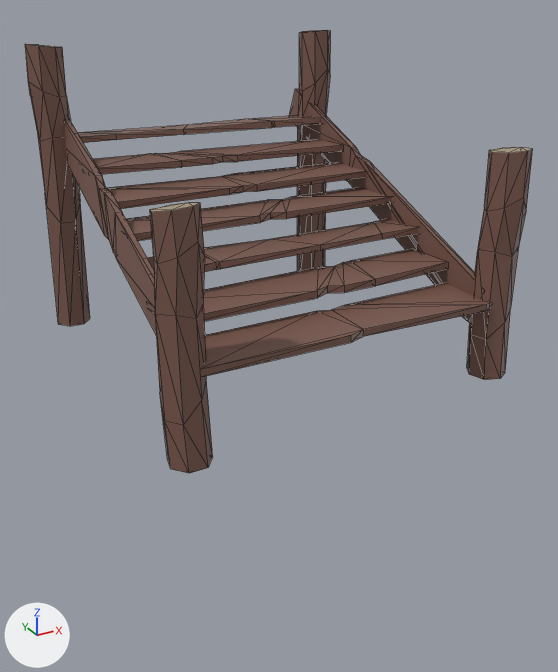
The glTF model Chapter 9/Start/Models/Architecture/Dock_Stairs.glb: old version first, new version second.
Before and after are seen from a 50 mm lens placed at (-8.42, -16.68, 8.05), pointed at (0.34, -0.75, 0.08). Every picture has the same lights, and +X, +Y and +Z are marked at lower left. Mesh edges are drawn as thin lines. Vertices at the same position are counted once.

Script lines for the objects in view, before the commit:
```python
me_cylinder_005 = bpy.data.meshes.new('Cylinder.005')
me_cylinder_005.from_pydata(...)  # 340 vertices, 628 faces; spans x -4.2..4.49, y -4.82..4.66, z -0.45..7.18
# faces by material slot: [588, 40]
me_cylinder_005.materials.append(mat_wood)  # brown #7c5b50
me_cylinder_005.materials.append(mat_lightwood)  # beige #aa9980
# before: 0 (-3.75, 4.39, -0.35), 2 (-4.11, 4.22, -0.35) at pixel (57, 318), 4 (-4.2, 3.82, -0.35) at pixel (58, 324), 6 (-3.95, 3.51, -0.35) at pixel (70, 326), 8 (-3.55, 3.51, -0.35) at pixel (84, 323)
# before: 10 (-3.3, 3.82, -0.35) at pixel (90, 318), 12 (-3.38, 4.22, -0.35)
# before: 35 (3.54, 3.66, -0.35), 37 (3.76, 3.33, -0.35), 39 (4.17, 3.3, -0.35), 41 (4.44, 3.59, -0.35), 43 (4.38, 3.99, -0.35)
# before: 45 (4.03, 4.19, -0.35), 47 (3.66, 4.05, -0.35)
# before: 70 (4.49, -4.21, -0.25), 72 (4.44, -4.61, -0.25) at pixel (505, 372), 74 (4.09, -4.82, -0.25) at pixel (500, 378), 76 (3.71, -4.67, -0.25) at pixel (484, 379), 78 (3.59, -4.29, -0.25) at pixel (469, 374)
# before: 80 (3.82, -3.95, -0.25) at pixel (466, 367), 82 (4.22, -3.92, -0.25)
# before: 105 (-3.27, -3.96, -0.45), 107 (-3.17, -4.35, -0.45) at pixel (212, 456), 109 (-3.41, -4.67, -0.45) at pixel (208, 467), 111 (-3.82, -4.68, -0.45) at pixel (189, 473), 113 (-4.07, -4.37, -0.45) at pixel (170, 469)
# before: 115 (-3.99, -3.97, -0.45) at pixel (167, 458), 117 (-3.64, -3.79, -0.45)
ob_dock_stairs = bpy.data.objects.new('Dock_Stairs', me_cylinder_005)
ob_dock_stairs.location = (0.0, 0.0, 0.0)
```
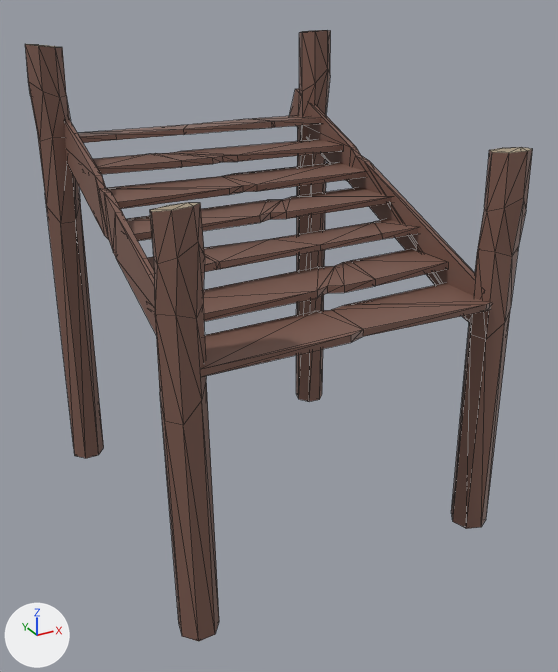
The newer file is also rescaled (x0.232) as a whole; pictures and numbers use the older file's frame.

What differs and where, as boxes (x1, y1, x2, y2) in the pictures (558 x 672 px; the box of a moved part takes in the faces that stretch with it):
'Dock_Stairs', reshaped (38% taller)
    before: (25, 30, 533, 473)
    after: (25, 30, 533, 641)
part 1 of me_cylinder_005, moved or reshaped
    before: (46, 203, 90, 326)
    after: (46, 203, 104, 458)
part 2 of me_cylinder_005, moved or reshaped
    before: (297, 183, 326, 271)
    after: (296, 183, 326, 402)
part 3 of me_cylinder_005, moved or reshaped
    before: (467, 308, 511, 380)
    after: (451, 308, 511, 529)
part 4 of me_cylinder_005, moved or reshaped
    before: (160, 382, 213, 473)
    after: (160, 382, 219, 641)

What the commit changed:
me_cylinder_005 has 340 vertices, 628 faces and spans x -4.2..4.49, y -4.82..4.66, z -0.45..7.18.
me_cylinder_005 is used by ob_dock_stairs; location (0.0, 0.0, 0.0).
Part 1, on me_cylinder_005:
Vertices 0, 2, 4, 6, 8, 10, 12 of me_cylinder_005 move by (0.0, 0.0, -4.31).
Part 2, on me_cylinder_005:
Vertices 35, 37, 39, 41, 43, 45, 47 of me_cylinder_005 move by (0.0, 0.0, -4.31).
Part 3, on me_cylinder_005:
Vertices 70, 72, 74, 76, 78, 80, 82 of me_cylinder_005 move by (0.0, 0.0, -4.31).
Part 4, on me_cylinder_005:
Vertices 105, 107, 109, 111, 113, 115, 117 of me_cylinder_005 move by (0.0, 0.0, -4.31).
